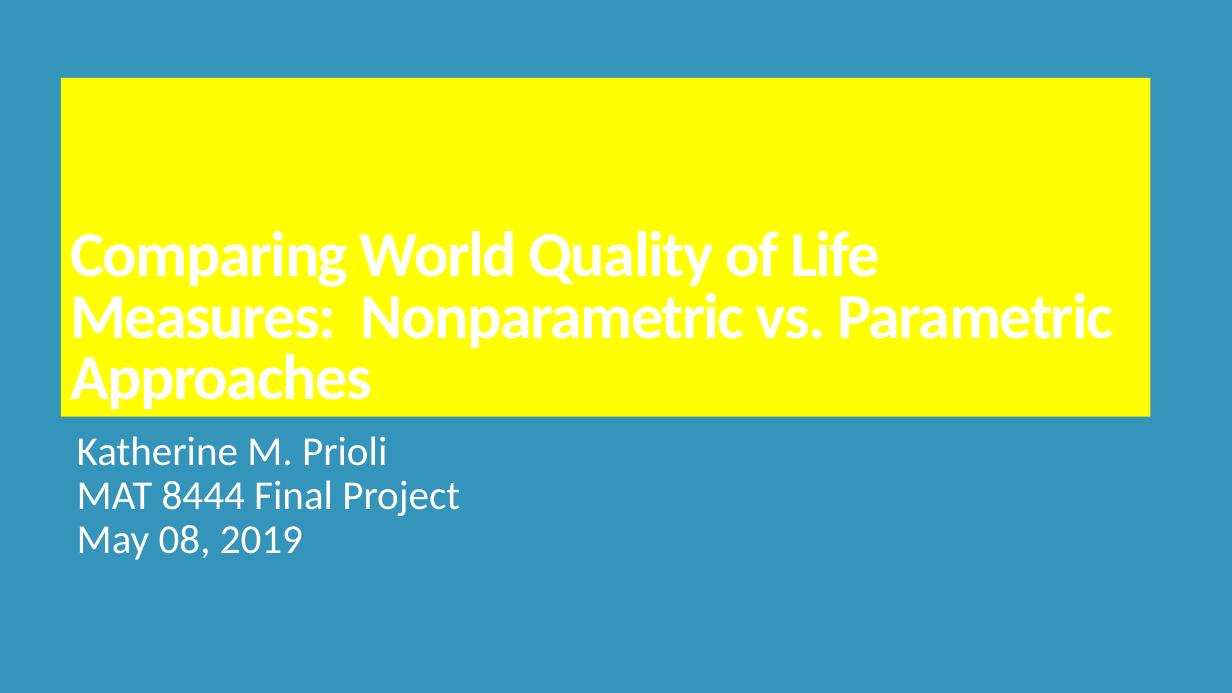
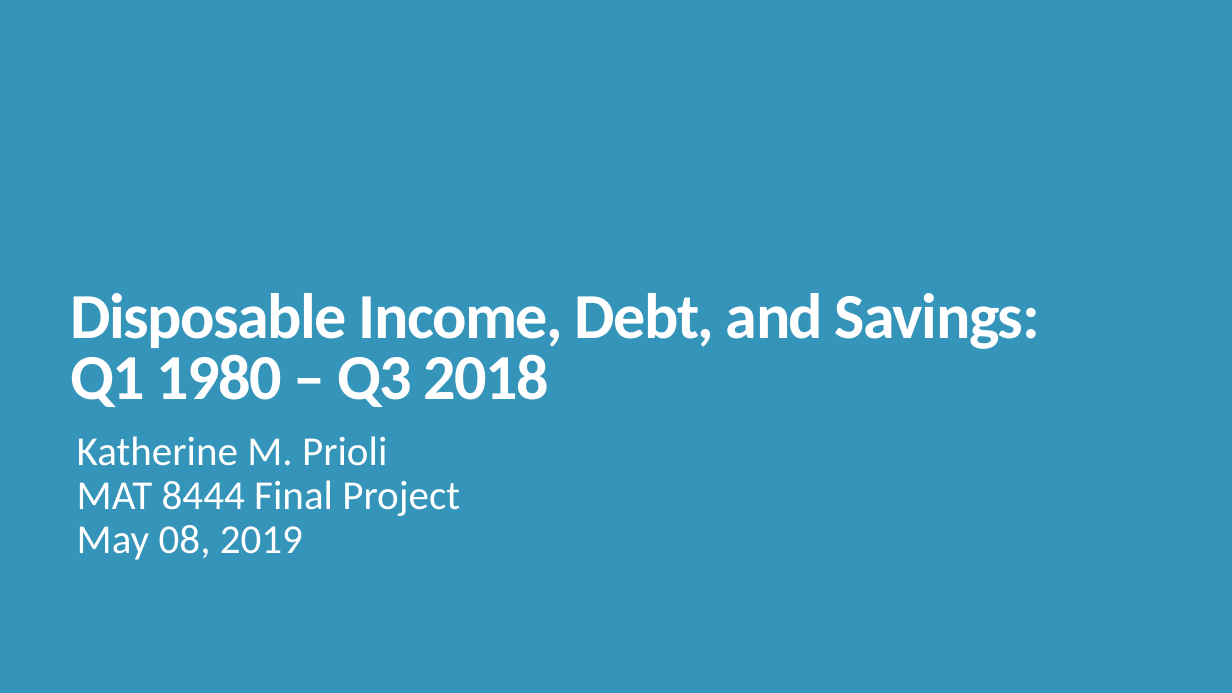
Before and after one commit to kmprioliPROF/MAT_8444_Final_Project, a slide deck: slide 1 of Prioli_Final_Proj.pptx. Drawn at 1232x693 pixels with LibreOffice and Linux fonts; fonts in the diff are those of the drawing. Boxes give left, top, right and bottom in pixels: in the first picture for what was removed or moved away, otherwise in the second. Text is boxed around its words. In the diff, an @@ line names an element or a change of style, - is before the commit and + after.

```diff
--- a/Prioli_Final_Proj.pptx
+++ b/Prioli_Final_Proj.pptx
@@ title "Disposable Income, Debt, and Savings: ...": place and size @@
-title "Disposable Income, Debt, and Savings: ..." at (61,78,1151,417)
+title "Disposable Income, Debt, and Savings: ..." at (70,293,1040,407)
@@ title "Disposable Income, Debt, and Savings: ..." at (70,293,1040,407): fill #FFFF00 to none @@
@@ title at (70,293,1040,407): text changed @@
-Comparing World Quality of Life Measures: Nonparametric vs. Parametric Approaches
+Disposable Income, Debt, and Savings:
+Q1 1980 – Q3 2018
```
Also in this commit, not shown: 3 other slides changed, 1 slide removed, 1 other file.
